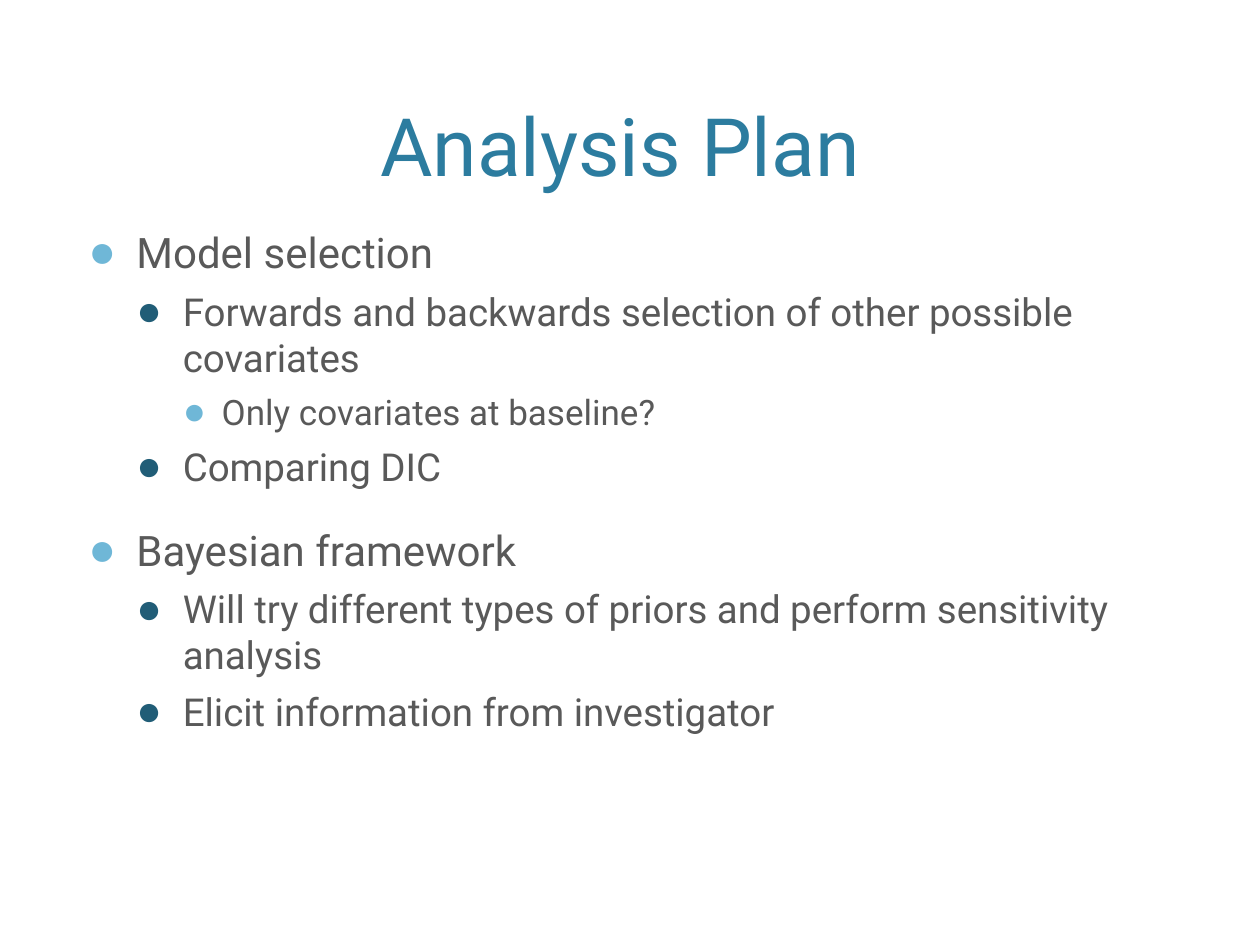
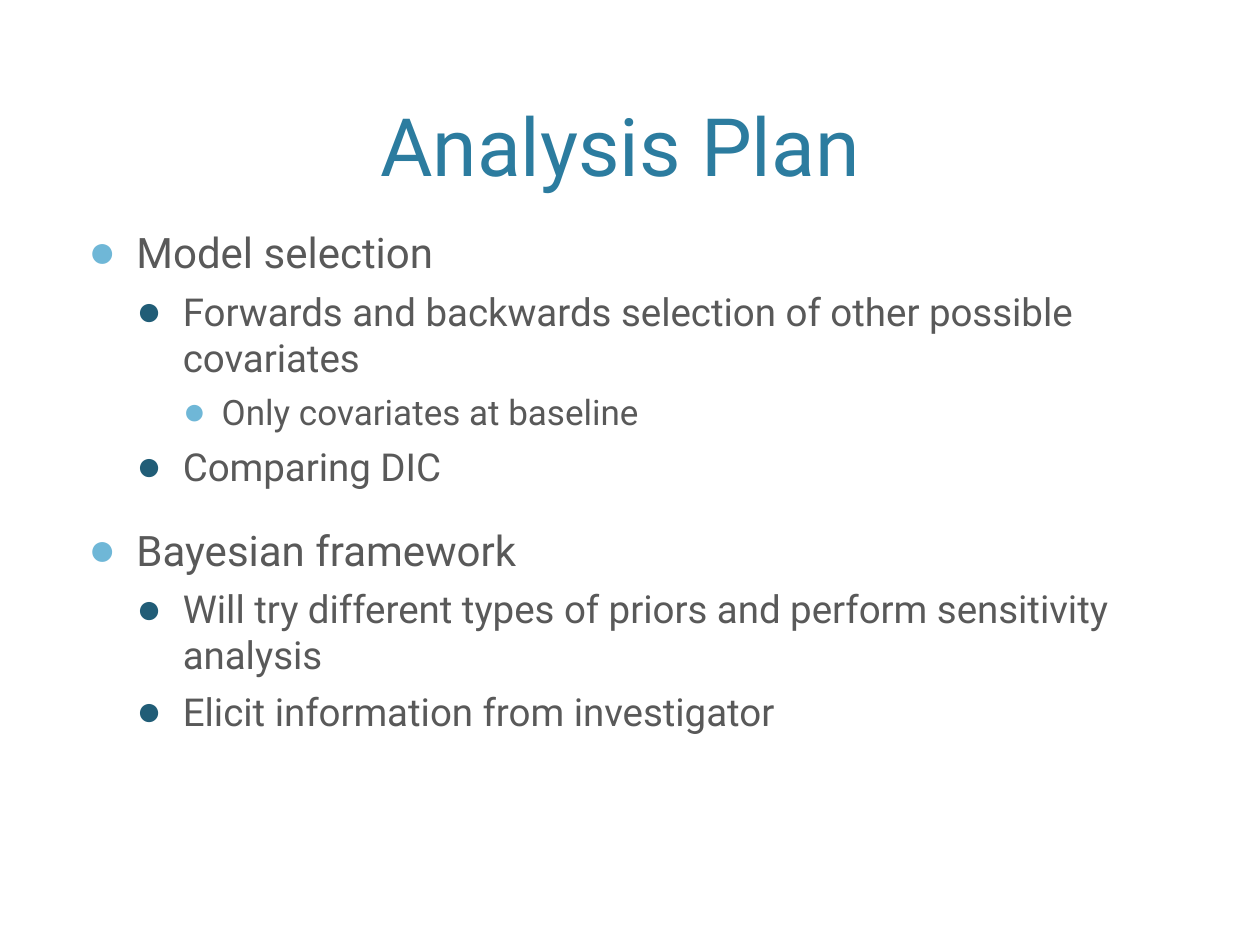
Before and after one commit to BIOS6623-UCD/bios6623-micpalumbo, a slide deck: slide 4 of Project1/Reports/Proj1Interim.pptx. Drawn at 1260x945 pixels with LibreOffice and Linux fonts; fonts in the diff are those of the drawing; background and template pictures are left out. Boxes give left, top, right and bottom in pixels: in the first picture for what was removed or moved away, otherwise in the second. Text is boxed around its words. In the diff, an @@ line names an element or a change of style, - is before the commit and + after.

```diff
--- a/Project1/Reports/Proj1Interim.pptx
+++ b/Project1/Reports/Proj1Interim.pptx
@@ text at <box>222,398,638,433</box>: text changed @@
-    ● Only covariates at baseline?
+    ● Only covariates at baseline
```
Also in this commit, not shown: 4 other files.
